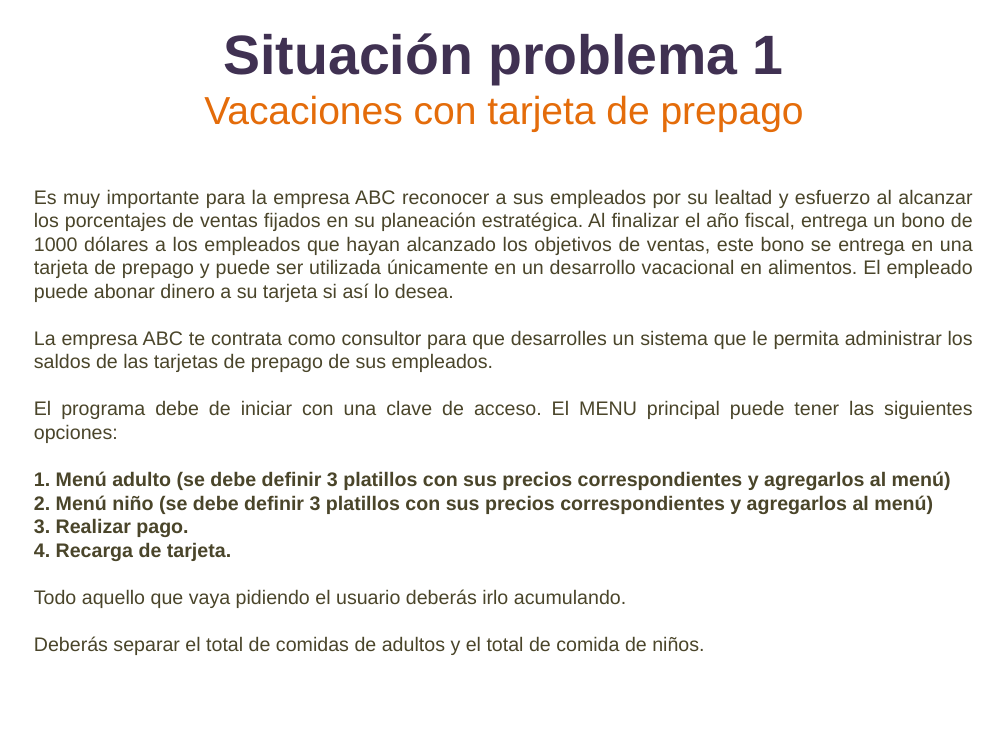
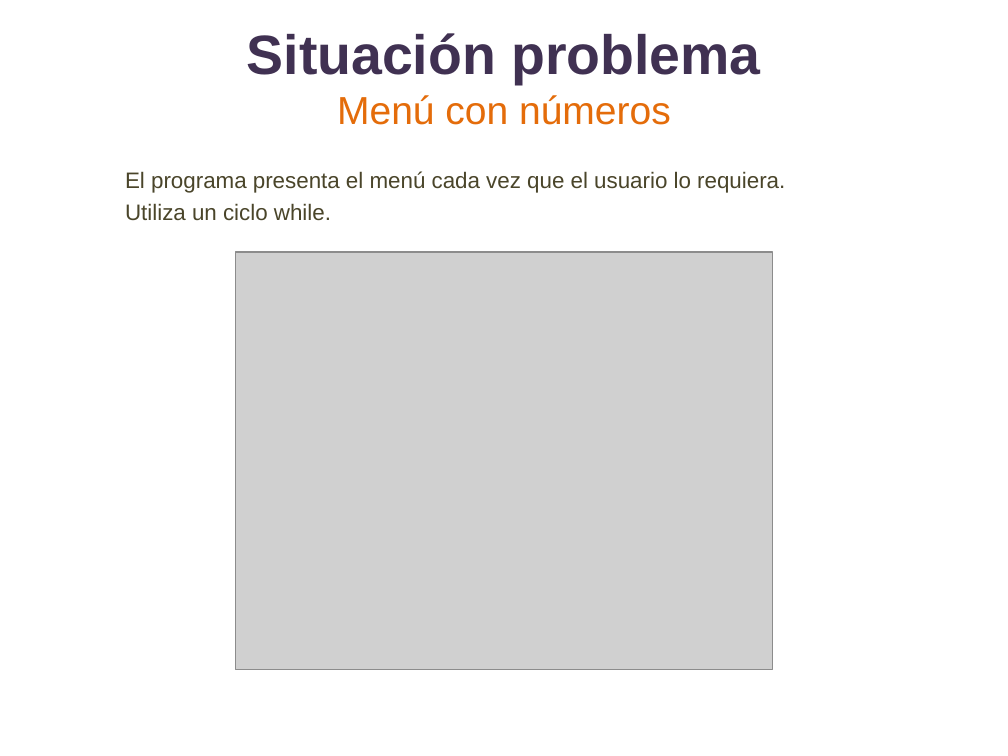
Before and after one commit to lizetheP/Programacion, a slide deck: slide 10 of CalendarioAgo2022/proyecto/SITUACION_PROBLEMA.pptx (slide 2 before the commit). Drawn at 1008x756 pixels with LibreOffice and Linux fonts; fonts in the diff are those of the drawing; grey boxes stand for pictures. Boxes give left, top, right and bottom in pixels: in the first picture for what was removed or moved away, otherwise in the second. Text is boxed around its words. In the diff, an @@ line names an element or a change of style, - is before the commit and + after.

```diff
--- a/CalendarioAgo2022/proyecto/SITUACION_PROBLEMA.pptx
+++ b/CalendarioAgo2022/proyecto/SITUACION_PROBLEMA.pptx
@@ title at [247,33,760,125]: text changed; size 27.9 to 39.6 pt; text colour #E46C0A to #403152; bold on @@
-Situación problema 1
-Vacaciones con tarjeta de prepago
+Situación problema
+Menú con números
@@ text at [125,171,785,221]: text changed; size 14 to 16 pt @@
-Es muy importante para la empresa ABC reconocer a sus empleados por su lealtad y esfuerzo al alcanzar los porcentajes de ventas fijados en su planeación estratégica. Al finalizar el año fiscal, entrega un bono de 1000 dólares a los empleados que hayan alcanzado los objetivos de ventas, este bono se entrega en una tarjeta de prepago y puede ser utilizada únicamente en un desarrollo vacacional en alimentos. El empleado puede abonar dinero a su tarjeta si así lo desea.
-La empresa ABC te contrata como consultor para que desarrolles un sistema que le permita administrar los saldos de las tarjetas de prepago de sus empleados.
-El programa debe de iniciar con una clave de acceso. El MENU principal puede tener las siguientes opciones:
-1. Menú adulto (se debe definir 3 platillos con sus precios correspondientes y agregarlos al menú)
-2. Menú niño (se debe definir 3 platillos con sus precios correspondientes y agregarlos al menú)
-3. Realizar pago.
-4. Recarga de tarjeta.
-Todo aquello que vaya pidiendo el usuario deberás irlo acumulando.
-Deberás separar el total de comidas de adultos y el total de comida de niños.
+El programa presenta el menú cada vez que el usuario lo requiera.
+Utiliza un ciclo while.
@@ picture added at [236,252,773,670] @@
```
Also in this commit, not shown: 2 other slides changed, 15 slides added, 7 slides removed, 5 other files.
